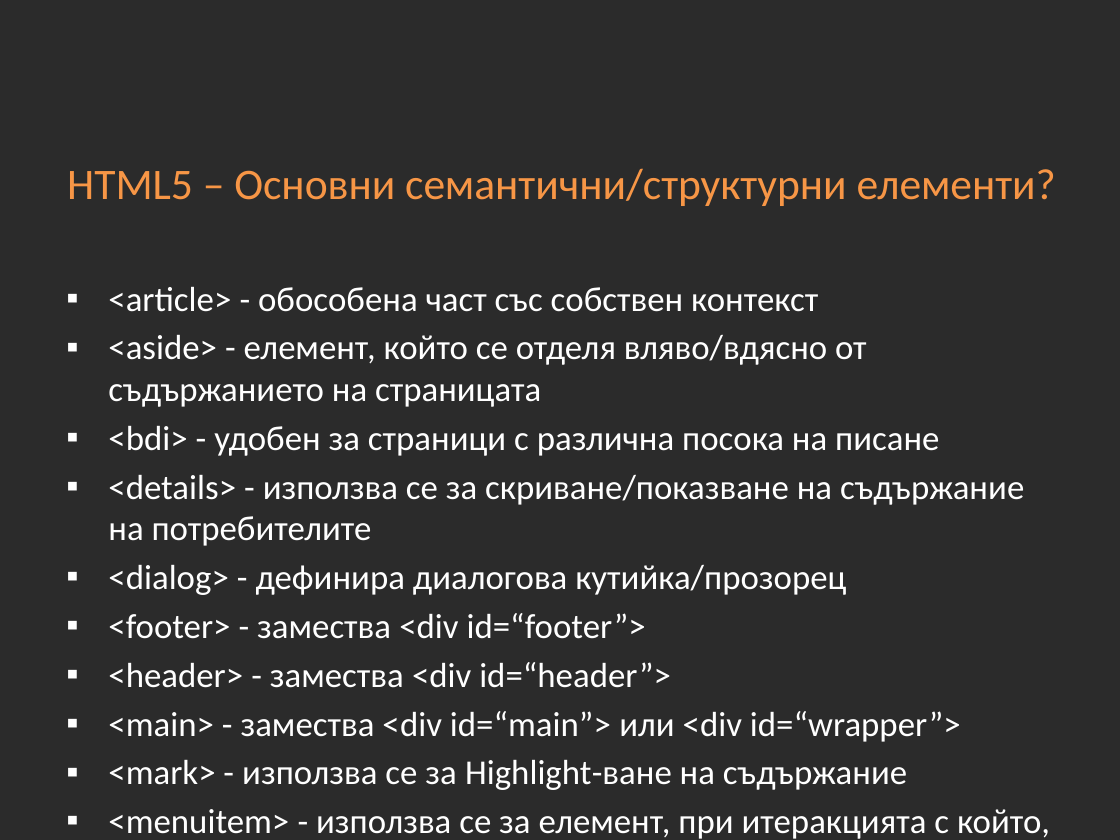
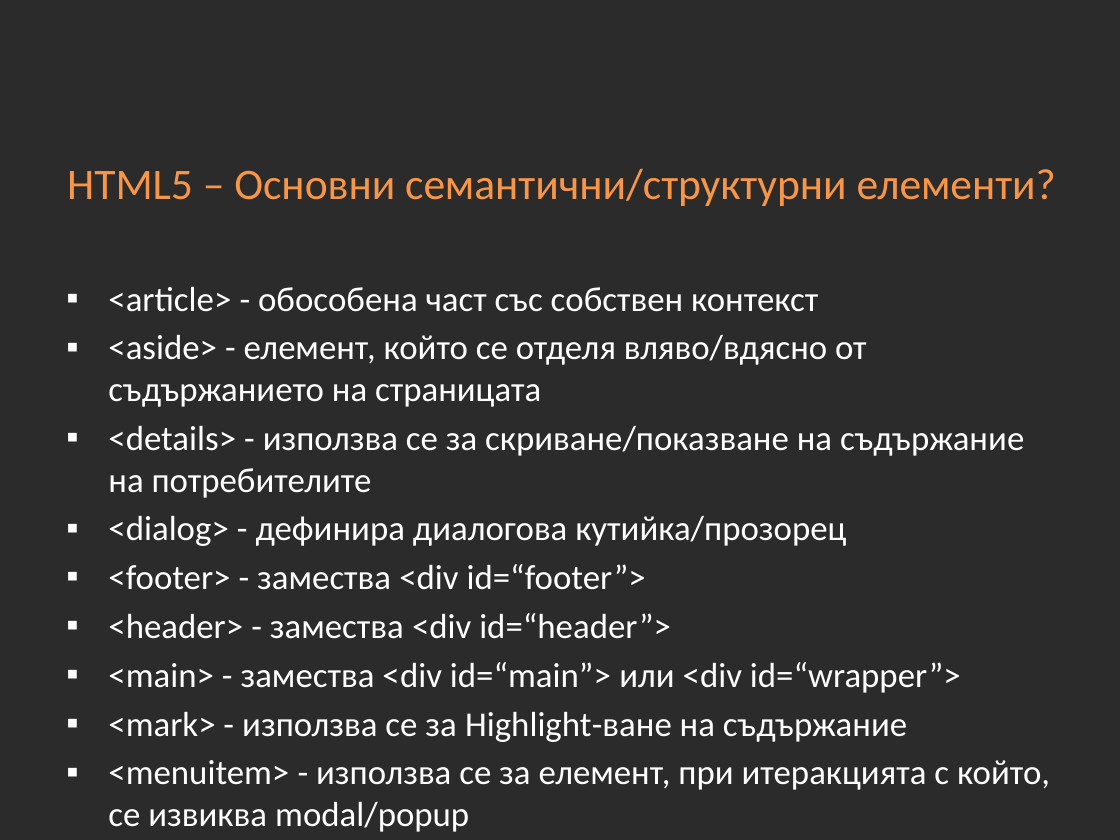
Before and after one commit to Academy-Soft-Intellect/Front-End-Course, a slide deck: slide 5 of 03-HTML5/03-HTML5.pptx (slide 10 before the commit). Drawn at 1120x840 pixels with LibreOffice and Linux fonts; fonts in the diff are those of the drawing; background and template pictures are left out; a plain dark background stands for a picture behind light text. Boxes give left, top, right and bottom in pixels: in the first picture for what was removed or moved away, otherwise in the second. Text is boxed around its words. In the diff, an @@ line names an element or a change of style, - is before the commit and + after.

Commit message:
HTML presentations change

```diff
--- a/03-HTML5/03-HTML5.pptx
+++ b/03-HTML5/03-HTML5.pptx
@@ text at bbox=[108, 426, 939, 456]: paragraph removed @@
-▪ <bdi> - удобен за страници с различна посока на писане
```
Also in this commit, not shown: 8 other slides changed, 11 slides added, 2 slides removed.
